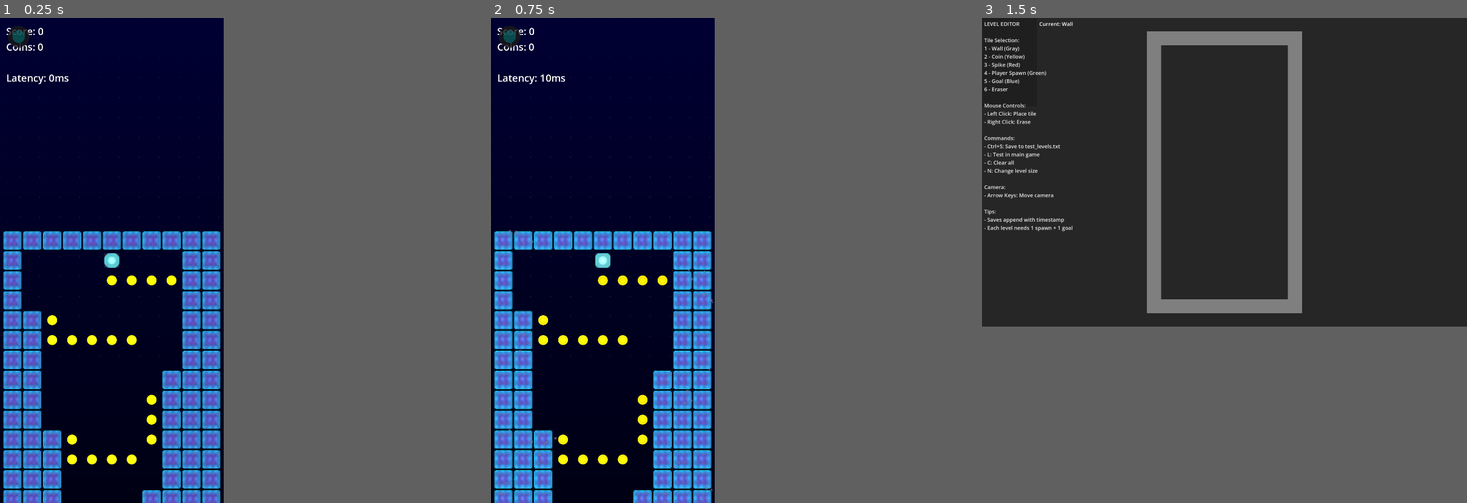
Above: before the commit, frames 1-3 (left to right).
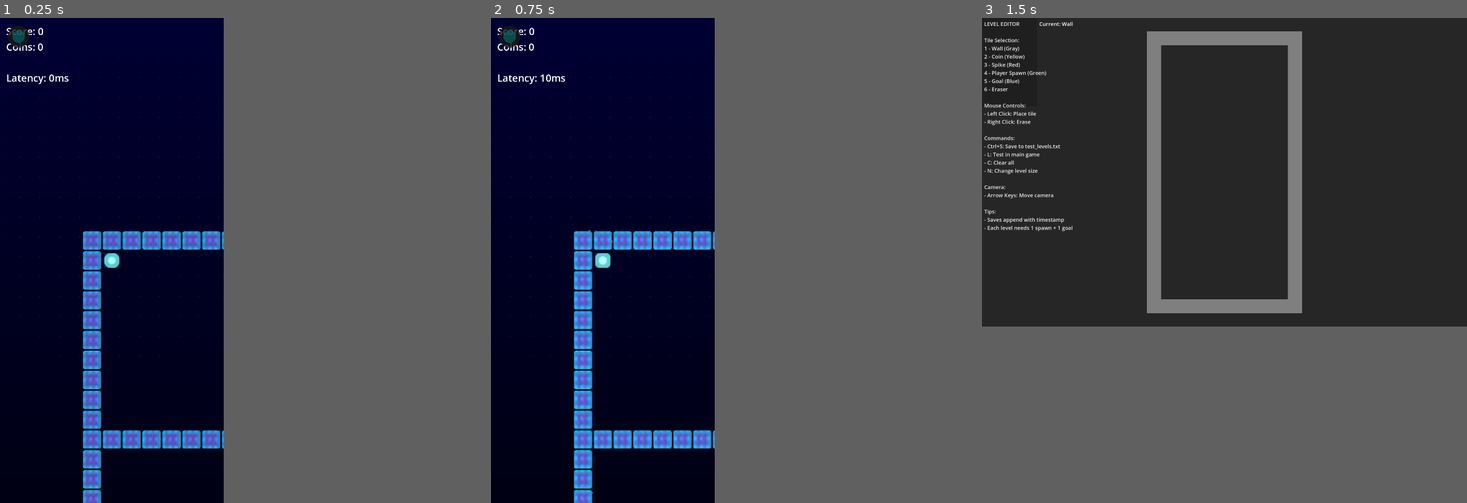
Above: after the commit, the same moments.

Repository: rubiconRiver/tomb-of-the-mask-clone
Game: Godot game, scene res://scenes/main.tscn
The game is run twice, just before and just after one commit, with the same random seed, the same clock (stepped at 60 frames per second) and the same inputs.
Inputs (mouse positions are in pixels of both pictures, inside the frame that each line leads up to):
- Up to frame 1 (0.25 s): no input
- Up to frame 2 (0.75 s): tap Enter at 0.5 s; move the mouse to (651, 236) at 0.52 s; hold Right (ui_right) from 0.53 s (still down); tap 1 at 0.6 s; click (651, 236) at 0.67 s
- Up to frame 3 (1.5 s): tap Space (ui_select) at 0.77, 1.25 s; release Right (ui_right) at 1.25 s; drag from (1049, 284) to (1083, 357) at 1.27 s

The runs differ from the first frame. In frame 1, 11% of the frame differs, in the area x 0-47%, y 44-100%; in frame 2, 11%, in the area x 0-47%, y 43-100%; in frame 3, nothing differs.

Commit message:
main level

Diff:
--- a/scripts/levels/LevelGenerator.gd
+++ b/scripts/levels/LevelGenerator.gd
@@ -33,6 +33,14 @@
 		LevelEditorData.clear_custom_level()  # Use it once, then clear
 	# Use hand-crafted levels instead of random generation
 	elif current_level == 0:
+		# Load Big Level
+		var template = LevelTemplates.get_big_level()
+		level_data = LevelTemplates.parse_template(template)
+	elif current_level == 1:
+		# Load Tutorial Level
+		var template = LevelTemplates.get_tutorial_level()
+		level_data = LevelTemplates.parse_template(template)
+	elif current_level == 2:
 		# Load Level 1
 		var template = LevelTemplates.get_level_1()
 		level_data = LevelTemplates.parse_template(template)
@@ -151,8 +159,14 @@
 		if beat_visualizer:
 			print("Wall material: ", beat_visualizer.get_material_for_type("wall"))
 
-	for y in range(LEVEL_HEIGHT):
-		for x in range(LEVEL_WIDTH):
+	# Use actual level dimensions from level_data
+	var level_height = level_data.size()
+	var level_width = 0
+	if level_height > 0:
+		level_width = level_data[0].size()
+
+	for y in range(level_height):
+		for x in range(level_width):
 			var world_pos = Vector2(x * GRID_SIZE, y * GRID_SIZE)
 
 			match level_data[y][x]:
@@ -194,12 +208,19 @@
 		game_manager.total_coins_in_level = coin_count
 
 func get_player_spawn_position() -> Vector2:
-	for y in range(LEVEL_HEIGHT):
-		for x in range(LEVEL_WIDTH):
+	# Use actual level dimensions from level_data
+	var level_height = level_data.size()
+	var level_width = 0
+	if level_height > 0:
+		level_width = level_data[0].size()
+
+	for y in range(level_height):
+		for x in range(level_width):
 			if level_data[y][x] == CellType.PLAYER_SPAWN:
 				return Vector2(x * GRID_SIZE, y * GRID_SIZE)
 
-	return Vector2(LEVEL_WIDTH / 2 * GRID_SIZE, (LEVEL_HEIGHT - 2) * GRID_SIZE)
+	# Default spawn position if none found
+	return Vector2(level_width / 2 * GRID_SIZE, (level_height - 2) * GRID_SIZE)
 
 func next_level():
 	current_level += 1
--- a/scripts/levels/LevelTemplates.gd
+++ b/scripts/levels/LevelTemplates.gd
@@ -8,6 +8,59 @@
 # 'C' = Coin
 # 'P' = Player spawn
 # 'G' = Goal
+
+static func get_big_level() -> Array:
+	# Big room-based level - 20x100 with 10 rooms (2 rows x 5 columns)
+	var template = [
+		"####################################################################################################",
+		"#P                 #                   #                   #                   #                   #",
+		"#                  #                   #                   #                   #                   #",
+		"#                  #                   #                   #                   #                   #",
+		"#                  #                   #                   #                   #                   #",
+		"#                  #                   #                   #                   #                   #",
+		"#                  #                   #                   #                   #                   #",
+		"#                  #                   #                   #                   #                   #",
+		"#                  #                   #                   #                   #                   #",
+		"#                  #                   #                   #                   #                   #",
+		"####################################################################################.###############",
+		"#                  #                   #                   #                   #                   #",
+		"#                  #                   #                   #                   #                   #",
+		"#                  #                   #                   #                   #                   #",
+		"#                  #                   #                   #                   #                   #",
+		"#                  #                   #                   #                   #                   #",
+		"#                  #                   #                   #                   #                   #",
+		"#                  #                   #                   #                   #                   #",
+		"#                  #                   #                   #                   #                  G#",
+		"####################################################################################################"
+	]
+	return template
+
+static func get_tutorial_level() -> Array:
+	# Tutorial Level - 20x20 grid teaching basic movement
+	# Path: Start top-left, go right, down, left, down to goal
+	var template = [
+		"####################",  # Row 0 (bottom)
+		"#G..................#",  # Row 1 - Goal at bottom-left
+		"#...................#",  # Row 2
+		"##########.#########",  # Row 3 - Wall forcing left turn
+		"#........#.#........#",  # Row 4
+		"#........#.#........#",  # Row 5
+		"#........#.#........#",  # Row 6
+		"#........#.#........#",  # Row 7
+		"#CCCCCCCC#.#........#",  # Row 8 - Coin path left
+		"#........#.#........#",  # Row 9
+		"#.#########.#######.#",  # Row 10 - Wall forcing up turn
+		"#.#.......C.......#.#",  # Row 11
+		"#.#.......C.......#.#",  # Row 12
+		"#.#.......C.......#.#",  # Row 13 - Coin path up
+		"#.#.......C.......#.#",  # Row 14
+		"#.#.......C.......#.#",  # Row 15
+		"#.........C.........#",  # Row 16
+		"#.CCCCCCCCCCCCCCCC..#",  # Row 17 - Coin path right
+		"#P..................#",  # Row 18 - Player spawn top-left
+		"####################"   # Row 19 (top)
+	]
+	return template
 
 static func get_level_1() -> Array:
 	# "First Level" - Simple zigzag with proper walls
